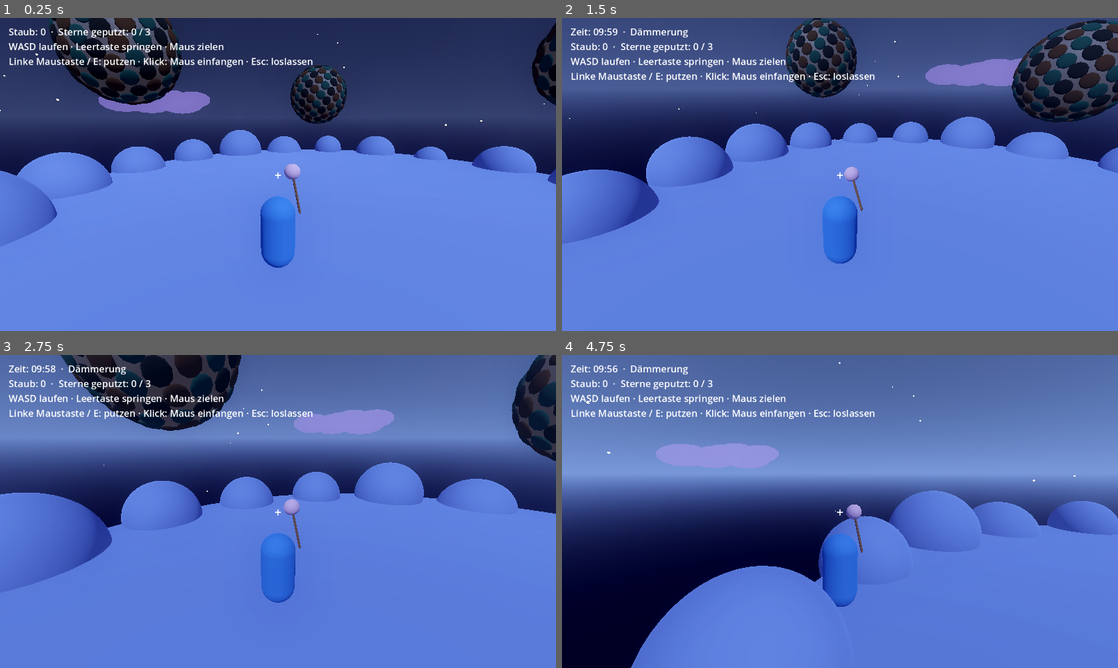
Above: before the commit, frames 1-4 (two rows, left to right).
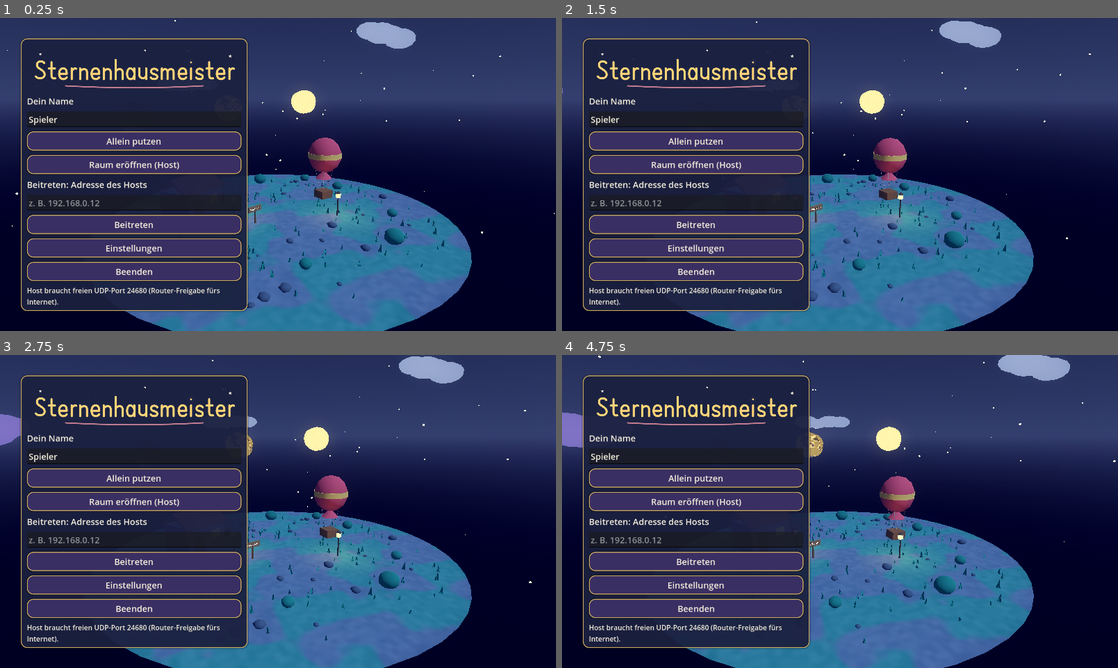
Above: after the commit, the same moments.

Repository: ClaudeAIDriven/sternenhausmeister
Game: Godot game, scene res://main.tscn
Two runs of this game, one before a commit and one after it. Both use one fixed random seed, a clock stepped at 60 frames per second and the inputs below.
Inputs (mouse positions are in pixels of both pictures, inside the frame that each line leads up to):
- Up to frame 1 (0.25 s): no input
- Up to frame 2 (1.5 s): tap Enter at 0.5 s; move the mouse to (962, 158) at 0.52 s; hold D (move_right, bound only before the commit) 0.53-1.28 s; tap E at 0.6 s; click (962, 158) at 0.67 s; tap Space (jump, bound only before the commit) at 0.77 s; move the mouse to (812, 174) at 1.27 s; hold W (move_forward, bound only before the commit) from 1.28 s (still down); click (812, 174) at 1.35 s
- Up to frame 3 (2.75 s): keep holding W (move_forward, bound only before the commit); tap Space (jump, bound only before the commit) at 1.52 s; tap E at 1.55, 2.1 s; move the mouse to (289, 505) at 2.02 s; click (289, 505) at 2.17 s
- Up to frame 4 (4.75 s): move the mouse to (834, 517) at 2.77 s; tap E at 2.85, 3.8 s; click (834, 517) at 2.92 s; tap Space (jump, bound only before the commit) at 3.02, 3.77 s; move the mouse to (878, 514) at 3.52 s; press the mouse at (878, 514) at 3.53 s; tap Escape at 4.15 s; release W (move_forward, bound only before the commit) at 4.25 s; release the mouse at (878, 514) at 4.25 s; drag from (673, 464) to (756, 433) at 4.27 s

The runs differ from the first frame. In frame 1, 75% of the frame differs, in the area x 0-100%, y 0-100%; in frame 2, 92%; in frame 3, 97%; in frame 4, 94%.

Commit message:
I-01: I-01: Menü, Pause und Shop in main.gd anbinden
Co-Authored-By: Claude Sonnet 5.5 <noreply@anthropic.com>
Claude-Session: https://claude.ai/code/session_01UX1HcszKwP6Ky2c9Uvvm1F

Diff:
--- a/TASKS/tasks.json
+++ b/TASKS/tasks.json
@@ -995,7 +995,7 @@
    "G-05"
   ],
   "size": "S",
-  "status": "open",
+  "status": "done",
   "goal": "main.gd startet ohne Startoption im Hauptmenü, wertet Menu.launch aus (Solo/Host/Join), hängt Pause und Shop ein und nutzt die Shop-Werte für den Wischradius.",
   "files": [
    "main.gd"
--- a/main.gd
+++ b/main.gd
@@ -16,11 +16,26 @@
 var scrub_sound: AudioStreamWAV
 var chime: Array[AudioStreamWAV] = []
 var night: Night
+var pause: Pause
+var shop: Shop
 var note_idx := 0
 var scrub_cooldown := 0.0
 
 
+## Ohne Startoption (Kommandozeile oder Menü-Wahl) geht es ins Hauptmenü (U-01). `--nomenu` überspringt das Menü (Tests, Screenshots).
+static func wants_menu(args: PackedStringArray, launch: Dictionary) -> bool:
+	if not launch.is_empty():
+		return false
+	for a in ["--selftest", "--host", "--join", "--nomenu"]:
+		if a in args:
+			return false
+	return true
+
+
 func _ready() -> void:
+	if wants_menu(OS.get_cmdline_user_args(), Menu.launch):
+		get_tree().change_scene_to_file.call_deferred("res://menu.tscn")
+		return
 	_setup_input()
 	sky = NightSky.new()
 	add_child(sky)
@@ -30,6 +45,11 @@
 	_build_player()
 	hud = Hud.new()
 	add_child(hud)
+	shop = Shop.new()   # G-05: Upgrades (Wischradius wirkt hier, Tempo/Reichweite folgen mit player.gd)
+	add_child(shop)
+	pause = Pause.new()   # U-03: Esc
+	add_child(pause)
+	NetworkManager.disconnected.connect(func(): get_tree().change_scene_to_file("res://menu.tscn"))
 	world.star_scrubbed.connect(_on_star_scrubbed)
 	world.star_cleaned.connect(_on_star_cleaned)
 	_refresh_hud()
@@ -80,13 +100,24 @@
 	spawner = PlayerSpawner.new()
 	add_child(spawner)
 	spawner.setup(players_root)
-	# Testbetrieb per Kommandozeile: -- --host   oder   -- --join <IP>
+	# Startart: Menü-Wahl (Menu.launch) oder Kommandozeile: -- --host   bzw.   -- --join <IP>
 	var args := OS.get_cmdline_user_args()
+	var pname := str(Settings.get_value("player_name"))
+	var mode: String = str(Menu.launch.get("mode", ""))
+	var ip: String = str(Menu.launch.get("ip", ""))
 	if "--host" in args:
-		NetworkManager.host(NetworkManager.DEFAULT_PORT, str(Settings.get_value("player_name")))
+		mode = "host"
 	elif "--join" in args and args.find("--join") + 1 < args.size():
-		NetworkManager.join(args[args.find("--join") + 1], NetworkManager.DEFAULT_PORT, str(Settings.get_value("player_name")))
-	else:
+		mode = "join"
+		ip = args[args.find("--join") + 1]
+	var err := OK
+	if mode == "host":
+		err = NetworkManager.host(NetworkManager.DEFAULT_PORT, pname)
+	elif mode == "join":
+		err = NetworkManager.join(ip, NetworkManager.DEFAULT_PORT, pname)
+	if mode == "" or mode == "solo" or err != OK:
+		if err != OK:
+			push_warning("Netzwerkstart fehlgeschlagen (Fehler %d), starte allein." % err)
 		spawner.spawn_offline()
 
 	dust = CPUParticles3D.new()
@@ -112,10 +143,8 @@
 
 
 func _input(event: InputEvent) -> void:
-	if event is InputEventMouseButton and event.pressed and Input.mouse_mode != Input.MOUSE_MODE_CAPTURED:
+	if event is InputEventMouseButton and event.pressed and Input.mouse_mode != Input.MOUSE_MODE_CAPTURED and not pause.is_open:
 		Input.mouse_mode = Input.MOUSE_MODE_CAPTURED
-	if event is InputEventKey and event.pressed and event.keycode == KEY_ESCAPE:
-		Input.mouse_mode = Input.MOUSE_MODE_VISIBLE
 
 
 func _process(delta: float) -> void:
@@ -134,7 +163,7 @@
 
 
 func _on_wipe_requested(point: Vector3) -> void:
-	world.wipe_at(point, 0.9)
+	world.wipe_at(point, shop.value("wipe_radius"))
 	if scrub_cooldown <= 0.0:
 		sfx.play(scrub_sound, randf_range(0.9, 1.15), -6.0)
 		scrub_cooldown = 0.11
--- /dev/null
+++ b/tests/test_main_flow.gd
@@ -0,0 +1,28 @@
+extends SceneTree
+## Test I-01: Menü-Start ohne Optionen, Menu.launch wird ausgewertet, Pause und Shop hängen im Spiel.
+var frames := 0
+var main
+
+func _process(_d: float) -> bool:
+	frames += 1
+	if frames == 3:
+		var M = load("res://main.gd")
+		var ok: bool = M.wants_menu(PackedStringArray([]), {}) and not M.wants_menu(PackedStringArray(["--selftest"]), {}) \
+			and not M.wants_menu(PackedStringArray(["--host"]), {}) and not M.wants_menu(PackedStringArray([]), {"mode": "solo"}) \
+			and not M.wants_menu(PackedStringArray(["--nomenu"]), {})
+		if not ok:
+			print("TEST_MAIN_FLOW FAIL wants_menu")
+			quit(1)
+		var Mn = load("res://menu.gd")
+		Mn.launch = {"mode": "solo", "ip": "", "name": "Test"}
+		main = load("res://main.tscn").instantiate()
+		root.add_child(main)
+	elif frames == 8:
+		var ok: bool = main.pause != null and main.shop != null and main.world != null and main.spawner.player_count() == 1
+		ok = ok and main.shop.value("wipe_radius") == 0.9
+		main.shop.levels["wipe_size"] = 2
+		ok = ok and main.shop.value("wipe_radius") > 1.3
+		print("TEST_MAIN_FLOW OK" if ok else "TEST_MAIN_FLOW FAIL")
+		load("res://menu.gd").launch = {}
+		quit(0 if ok else 1)
+	return false
Not shown, changed: PLAN.md
Not shown, changed: TASKS/I-01.md
Not shown, changed: TASKS/INDEX.md
